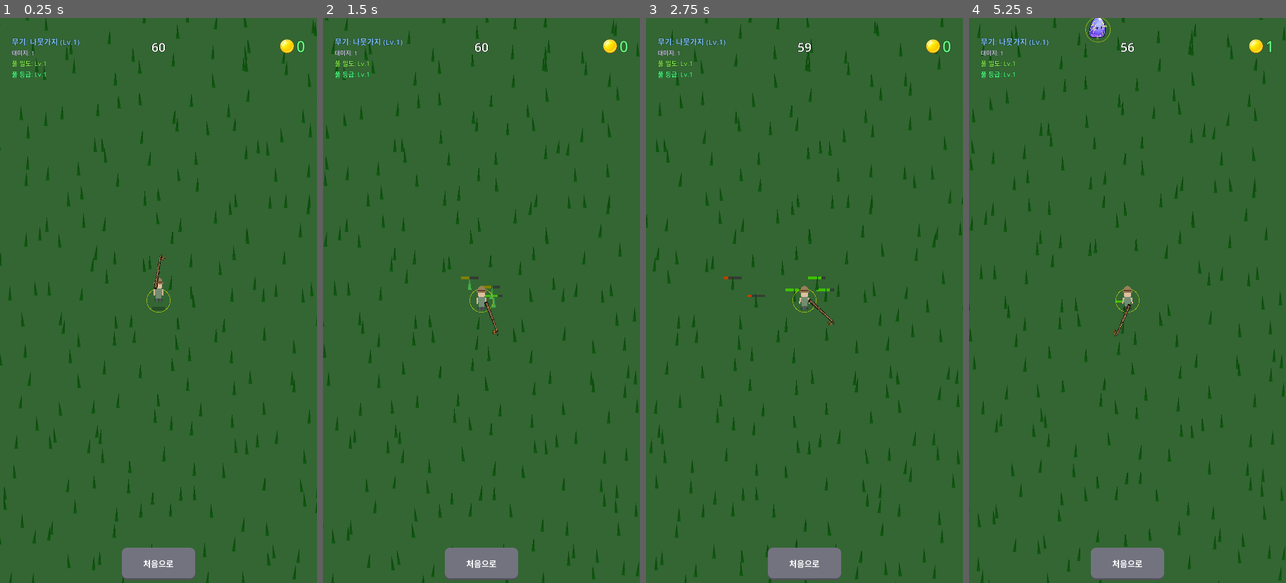
Above: before the commit, frames 1-4 (left to right).
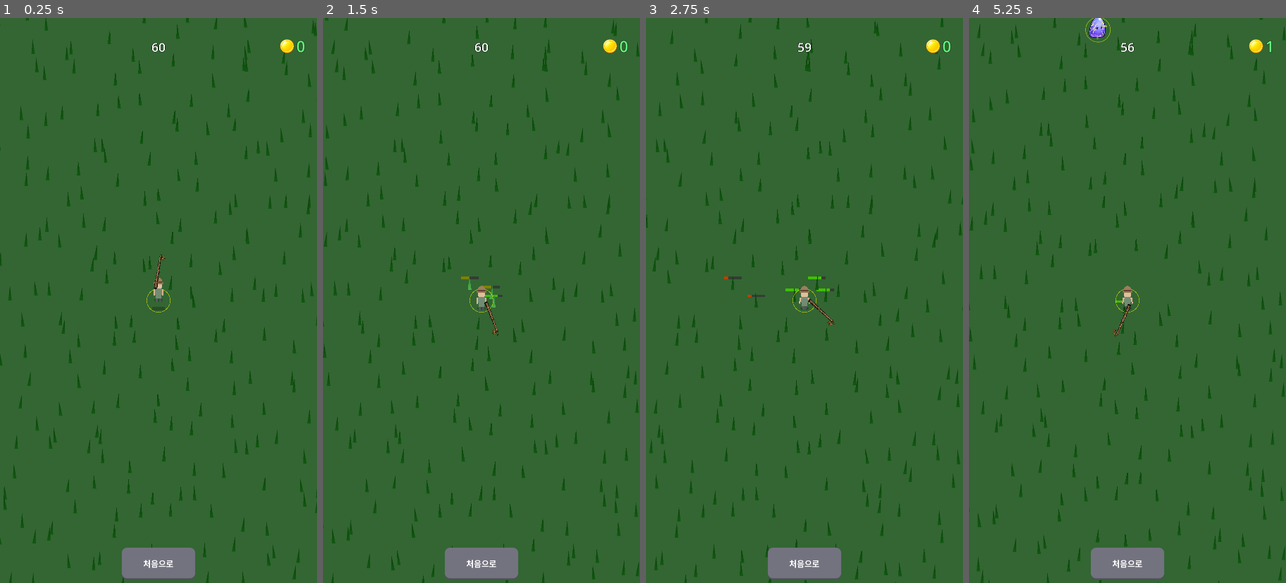
Above: after the commit, the same moments.

Repository: yellyB/game-kill_grass
Game: Godot game, scene res://scenes/core/main.tscn
Same seed, same stepped clock (60 frames per second), same inputs: the game is played once before the commit and once after it. This scene is started directly instead of the project's main scene. Sound files missing from this copy of the repository are replaced by a short silence.
Inputs (mouse positions are in pixels of both pictures, inside the frame that each line leads up to):
- Up to frame 1 (0.25 s): no input
- Up to frame 2 (1.5 s): move the mouse to (551, 272) at 0.52 s; hold D (move_right) 0.53-1.25 s; click (551, 272) at 0.67 s; drag from (418, 328) to (481, 300) at 1.27 s
- Up to frame 3 (2.75 s): move the mouse to (836, 176) at 2.02 s; hold D (move_right) from 2.03 s (still down); click (836, 176) at 2.17 s
- Up to frame 4 (5.25 s): release D (move_right) at 2.75 s; drag from (1111, 413) to (1032, 215) at 2.77 s; move the mouse to (1222, 385) at 3.52 s; hold A (move_left) 3.53-4.25 s; click (1222, 385) at 3.67 s; drag from (1032, 215) to (1114, 300) at 4.27 s; move the mouse to (1143, 300) at 5.02 s; hold S (move_down) from 5.03 s (still down); click (1143, 300) at 5.17 s

The runs differ from the first frame. In frame 1, 0.2% of the frame differs, in the area x 3-26%, y 3-11%; in frame 2, 0.2%; in frame 3, 0.2%; in frame 4, 0.3%.

Commit message:
Remove HUD stats display (weapon, density, quality labels)
Co-Authored-By: Claude Opus 4.6 <noreply@anthropic.com>

Diff:
--- a/scenes/ui/hud.tscn
+++ b/scenes/ui/hud.tscn
@@ -35,42 +35,3 @@
 offset_bottom = 400.0
 grow_horizontal = 0
 theme_override_constants/separation = 6
-
-[node name="StatsContainer" type="VBoxContainer" parent="."]
-offset_left = 20.0
-offset_top = 20.0
-offset_right = 400.0
-offset_bottom = 200.0
-theme_override_constants/separation = 4
-
-[node name="WeaponLabel" type="Label" parent="StatsContainer"]
-layout_mode = 2
-theme_override_colors/font_color = Color(0.5, 0.8, 1, 1)
-theme_override_colors/font_outline_color = Color(0, 0, 0, 1)
-theme_override_constants/outline_size = 3
-theme_override_font_sizes/font_size = 26
-text = "무기: 낡은 낫 (Lv.1)"
-
-[node name="WeaponStatsLabel" type="Label" parent="StatsContainer"]
-layout_mode = 2
-theme_override_colors/font_color = Color(0.8, 0.8, 0.9, 1)
-theme_override_colors/font_outline_color = Color(0, 0, 0, 1)
-theme_override_constants/outline_size = 2
-theme_override_font_sizes/font_size = 20
-text = "속도 x1.0 | 범위 x1.0"
-
-[node name="GrassDensityLabel" type="Label" parent="StatsContainer"]
-layout_mode = 2
-theme_override_colors/font_color = Color(0.5, 0.9, 0.3, 1)
-theme_override_colors/font_outline_color = Color(0, 0, 0, 1)
-theme_override_constants/outline_size = 2
-theme_override_font_sizes/font_size = 22
-text = "풀 밀도: Lv.1"
-
-[node name="GrassQualityLabel" type="Label" parent="StatsContainer"]
-layout_mode = 2
-theme_override_colors/font_color = Color(0.3, 1, 0.5, 1)
-theme_override_colors/font_outline_color = Color(0, 0, 0, 1)
-theme_override_constants/outline_size = 2
-theme_override_font_sizes/font_size = 22
-text = "풀 등급: Lv.1"
--- a/scripts/hud.gd
+++ b/scripts/hud.gd
@@ -3,13 +3,6 @@
 @onready var money_display = $MoneyDisplay
 @onready var money_label: Label = $MoneyDisplay/MoneyLabel
 @onready var item_notif_container: VBoxContainer = $ItemNotifContainer
-@onready var stats_container: VBoxContainer = $StatsContainer
-
-# Stats labels
-@onready var weapon_label: Label = $StatsContainer/WeaponLabel
-@onready var weapon_stats_label: Label = $StatsContainer/WeaponStatsLabel
-@onready var grass_density_label: Label = $StatsContainer/GrassDensityLabel
-@onready var grass_quality_label: Label = $StatsContainer/GrassQualityLabel
 
 var displayed_money: int = 0
 var target_money: int = 0
@@ -26,16 +19,11 @@
 
 func _ready() -> void:
   GameManager.session_money_changed.connect(_on_session_money_changed)
-  GameManager.upgrade_purchased.connect(_on_upgrade_purchased)
   GameManager.item_added.connect(_on_item_added)
   GameManager.key_acquired.connect(_on_key_acquired)
   GameManager.powerup_acquired.connect(_on_powerup_acquired)
   GameManager.timed_buff_started.connect(_on_timed_buff_started)
   GameManager.timed_buff_ended.connect(_on_timed_buff_ended)
-  WeaponManager.weapon_changed.connect(_on_weapon_changed)
-
-  # Position UI elements with unified screen padding
-  _position_stats_container()
   _position_notif_container()
 
   # Create buff timer container (below timer, centered)
@@ -51,18 +39,9 @@
   displayed_money = GameManager.session_money
   target_money = GameManager.session_money
   update_money_display()
-  update_stats_display()
 
   # Connect player_hit signal (deferred to ensure player exists)
   call_deferred("_connect_player_hit")
-
-func _position_stats_container() -> void:
-  var pad_h = GameManager.SCREEN_PADDING_H
-  var pad_v = GameManager.SCREEN_PADDING_V
-  stats_container.offset_left = pad_h
-  stats_container.offset_top = pad_v
-  stats_container.offset_right = 400.0
-  stats_container.offset_bottom = 200.0
 
 func _position_notif_container() -> void:
   var pad_h = GameManager.SCREEN_PADDING_H
@@ -99,29 +78,6 @@
 func update_money_display() -> void:
   money_label.text = GameManager.format_number(displayed_money)
 
-
-func _on_upgrade_purchased(_type: String, _level: int) -> void:
-  update_stats_display()
-
-func _on_weapon_changed(_level: int) -> void:
-  update_stats_display()
-
-func update_stats_display() -> void:
-  # Weapon info
-  var weapon = WeaponManager.get_current_weapon()
-  weapon_label.text = "무기: %s (Lv.%d)" % [weapon.name, WeaponManager.current_weapon_level + 1]
-
-  weapon_stats_label.text = "대미지: %d" % WeaponManager.get_weapon_damage()
-
-  # Upgrade stats
-  var grass_density = GameManager.get_grass_density_level()
-  var grass_quality = GameManager.get_grass_quality_level()
-
-  if grass_density >= GameManager.get_skill_max_level("grass_density"):
-    grass_density_label.text = "풀 밀도: Lv.%d (MAX)" % (grass_density + 1)
-  else:
-    grass_density_label.text = "풀 밀도: Lv.%d" % (grass_density + 1)
-  grass_quality_label.text = "풀 등급: Lv.%d" % (grass_quality + 1)
 
 const POWERUP_NAMES = {
   "attack_speed": "어택 부스트",
--- a/scripts/weapon_shop.gd
+++ b/scripts/weapon_shop.gd
@@ -15,134 +15,134 @@
 var show_toggle_button: bool = true
 
 func _ready() -> void:
-	panel.visible = false
-	toggle_btn.pressed.connect(_on_toggle_pressed)
-	close_btn.pressed.connect(_on_close_pressed)
-	upgrade_btn.pressed.connect(_on_upgrade_pressed)
+  panel.visible = false
+  toggle_btn.pressed.connect(_on_toggle_pressed)
+  close_btn.pressed.connect(_on_close_pressed)
+  upgrade_btn.pressed.connect(_on_upgrade_pressed)
 
-	GameManager.money_changed.connect(_on_money_changed)
-	GameManager.upgrade_purchased.connect(_on_upgrade_purchased)
-	WeaponManager.weapon_changed.connect(_on_weapon_changed)
+  GameManager.money_changed.connect(_on_money_changed)
+  GameManager.upgrade_purchased.connect(_on_upgrade_purchased)
+  WeaponManager.weapon_changed.connect(_on_weapon_changed)
 
-	update_display()
-	toggle_btn.visible = show_toggle_button
+  update_display()
+  toggle_btn.visible = show_toggle_button
 
 func set_toggle_button_visible(should_show: bool) -> void:
-	show_toggle_button = should_show
-	if toggle_btn:
-		toggle_btn.visible = should_show
+  show_toggle_button = should_show
+  if toggle_btn:
+    toggle_btn.visible = should_show
 
 func open_panel() -> void:
-	if is_open:
-		return
-	is_open = true
-	panel.visible = true
-	update_display()
-	panel_opened.emit()
+  if is_open:
+    return
+  is_open = true
+  panel.visible = true
+  update_display()
+  panel_opened.emit()
 
 func _on_toggle_pressed() -> void:
-	GameManager.play_button_click()
-	is_open = !is_open
-	panel.visible = is_open
-	if is_open:
-		update_display()
-		panel_opened.emit()
-	else:
-		panel_closed.emit()
+  GameManager.play_button_click()
+  is_open = !is_open
+  panel.visible = is_open
+  if is_open:
+    update_display()
+    panel_opened.emit()
+  else:
+    panel_closed.emit()
 
 func _on_close_pressed() -> void:
-	GameManager.play_button_click()
-	is_open = false
-	panel.visible = false
-	panel_closed.emit()
+  GameManager.play_button_click()
+  is_open = false
+  panel.visible = false
+  panel_closed.emit()
 
 func _on_other_panel_opened() -> void:
-	toggle_btn.disabled = true
+  toggle_btn.disabled = true
 
 func _on_other_panel_closed() -> void:
-	toggle_btn.disabled = false
+  toggle_btn.disabled = false
 
 func _on_upgrade_pressed() -> void:
-	GameManager.play_confirm_click()
-	if WeaponManager.purchase_next_weapon():
-		GameManager.play_weapon_upgrade_sound()
-		SaveManager.save_game()
-		update_display()
-		# Play upgrade effect
-		var tween = create_tween()
-		weapon_image.scale = Vector2(1.3, 1.3)
-		tween.tween_property(weapon_image, "scale", Vector2(1.0, 1.0), 0.2)
+  GameManager.play_confirm_click()
+  if WeaponManager.purchase_next_weapon():
+    GameManager.play_weapon_upgrade_sound()
+    SaveManager.save_game()
+    update_display()
+    # Play upgrade effect
+    var tween = create_tween()
+    weapon_image.scale = Vector2(1.3, 1.3)
+    tween.tween_property(weapon_image, "scale", Vector2(1.0, 1.0), 0.2)
 
 func _on_money_changed(_amount: int) -> void:
-	if is_open:
-		update_display()
+  if is_open:
+    update_display()
 
 func _on_weapon_changed(_level: int) -> void:
-	update_display()
+  update_display()
 
 func _on_upgrade_purchased(_type: String, _level: int) -> void:
-	if is_open:
-		update_display()
+  if is_open:
+    update_display()
 
 func update_display() -> void:
-	var next = WeaponManager.get_next_weapon()
+  var next = WeaponManager.get_next_weapon()
 
-	# Remove previous coin children from button
-	for child in upgrade_btn.get_children():
-		child.queue_free()
+  # Remove previous coin children from button
+  for child in upgrade_btn.get_children():
+    child.queue_free()
 
-	if next.is_empty():
-		# Max level reached
-		weapon_image.texture = WeaponManager.get_weapon_texture()
-		next_weapon_label.text = "최고 단계 도달!"
-		stats_label.text = ""
-		upgrade_btn.text = "MAX"
-		upgrade_btn.disabled = true
-	else:
-		var next_level = WeaponManager.current_weapon_level + 1
-		# Show next weapon image
-		if next_level < WeaponManager.weapon_textures.size():
-			weapon_image.texture = WeaponManager.weapon_textures[next_level]
+  if next.is_empty():
+    # Max level reached
+    weapon_image.texture = WeaponManager.get_weapon_texture()
+    next_weapon_label.text = "최고 단계 도달!"
+    stats_label.text = ""
+    upgrade_btn.text = "MAX"
+    upgrade_btn.disabled = true
+  else:
+    var next_level = WeaponManager.current_weapon_level + 1
+    # Show next weapon image
+    if next_level < WeaponManager.weapon_textures.size():
+      weapon_image.texture = WeaponManager.weapon_textures[next_level]
 
-		next_weapon_label.text = next.name
-		stats_label.text = "대미지: %d" % next.damage
+    next_weapon_label.text = next.name
+    stats_label.text = "대미지: %d" % next.damage
 
-		upgrade_btn.text = ""
-		var vbox = VBoxContainer.new()
-		vbox.alignment = BoxContainer.ALIGNMENT_CENTER
-		vbox.add_theme_constant_override("separation", 4)
-		vbox.anchors_preset = Control.PRESET_CENTER
-		vbox.grow_horizontal = Control.GROW_DIRECTION_BOTH
-		vbox.grow_vertical = Control.GROW_DIRECTION_BOTH
-		vbox.mouse_filter = Control.MOUSE_FILTER_IGNORE
+    upgrade_btn.text = ""
+    var vbox = VBoxContainer.new()
+    vbox.alignment = BoxContainer.ALIGNMENT_CENTER
+    vbox.add_theme_constant_override("separation", 4)
+    vbox.anchors_preset = Control.PRESET_CENTER
+    vbox.grow_horizontal = Control.GROW_DIRECTION_BOTH
+    vbox.grow_vertical = Control.GROW_DIRECTION_BOTH
+    vbox.mouse_filter = Control.MOUSE_FILTER_IGNORE
 
-		var title_lbl = Label.new()
-		title_lbl.text = "업그레이드"
-		title_lbl.horizontal_alignment = HORIZONTAL_ALIGNMENT_CENTER
-		title_lbl.add_theme_font_size_override("font_size", 35)
-		title_lbl.add_theme_color_override("font_color", Color.WHITE)
-		title_lbl.mouse_filter = Control.MOUSE_FILTER_IGNORE
-		vbox.add_child(title_lbl)
+    var title_lbl = Label.new()
+    title_lbl.text = "업그레이드"
+    title_lbl.horizontal_alignment = HORIZONTAL_ALIGNMENT_CENTER
+    title_lbl.add_theme_font_size_override("font_size", 35)
+    title_lbl.add_theme_color_override("font_color", Color.WHITE)
+    title_lbl.mouse_filter = Control.MOUSE_FILTER_IGNORE
+    vbox.add_child(title_lbl)
 
-		var coin_hbox = GameManager.create_coin_label(
-			GameManager.format_number(next.price), 35, Color.WHITE, 0, true)
-		vbox.add_child(coin_hbox)
+    var coin_hbox = GameManager.create_coin_label(
+      GameManager.format_number(next.price), 35, Color.WHITE, 0, true)
+    vbox.add_child(coin_hbox)
 
-		var skill_req = WeaponManager.get_next_weapon_skill_requirement()
-		var total_skill = GameManager.get_total_skill_level()
-		if not WeaponManager.has_enough_skill_points():
-			var suffix_lbl = Label.new()
-			suffix_lbl.text = "(스킬 %d/%d 필요)" % [total_skill, skill_req]
-			suffix_lbl.horizontal_alignment = HORIZONTAL_ALIGNMENT_CENTER
-			suffix_lbl.add_theme_font_size_override("font_size", 28)
-			suffix_lbl.add_theme_color_override("font_color", Color(0.8, 0.8, 0.8))
-			suffix_lbl.mouse_filter = Control.MOUSE_FILTER_IGNORE
-			vbox.add_child(suffix_lbl)
-			upgrade_btn.disabled = true
-		else:
-			upgrade_btn.disabled = not WeaponManager.can_upgrade()
+    var skill_req = WeaponManager.get_next_weapon_skill_requirement()
+    var total_skill = GameManager.get_total_skill_level()
+    if not WeaponManager.has_enough_skill_points():
+      var suffix_lbl = Label.new()
+      suffix_lbl.text = "(스킬 %d/%d 필요)" % [total_skill, skill_req]
+      suffix_lbl.horizontal_alignment = HORIZONTAL_ALIGNMENT_CENTER
+      suffix_lbl.add_theme_font_size_override("font_size", 28)
+      suffix_lbl.add_theme_color_override("font_color", Color(0.8, 0.8, 0.8))
+      suffix_lbl.mouse_filter = Control.MOUSE_FILTER_IGNORE
+      vbox.add_child(suffix_lbl)
+      upgrade_btn.disabled = true
+    else:
+      upgrade_btn.disabled = not WeaponManager.can_upgrade()
 
-		upgrade_btn.add_child(vbox)
+    upgrade_btn.add_child(vbox)
 
-	# Update toggle button with current weapon level
-	toggle_btn.text = "무기\nLv.%d" % (WeaponManager.current_weapon_level + 1)
+  # Update toggle button with current weapon level
+  toggle_btn.text = "무기\nLv.%d" % (WeaponManager.current_weapon_level + 1)
